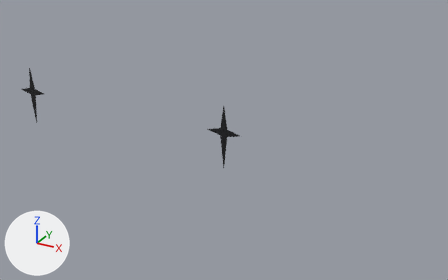
A saved change to the FBX model art/exports/worlds/06_Bleach/ThroneBannerCrosses.fbx.
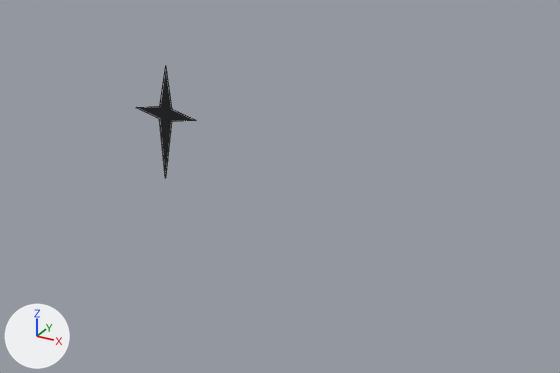
There are two pictures of each version: one whole from a 50 mm camera at (62.8, -77.8, 38.6) aimed at (18.9, 2.0, -1.4), one close up on the part from 29% to 100% of the width and 24% to 100% of the height. The lights are fixed; the arrows at lower left show +X, +Y and +Z. The last two pictures show the newer version. The close-ups show mesh edges as thin lines. Where no turn or scale is listed for an object, it has been applied to the vertices.

Before the edit, the objects in view are built like this:
```python
me_thronebannercross_1_001 = bpy.data.meshes.new('ThroneBannerCross-1.001')
me_thronebannercross_1_001.from_pydata(...)  # 32 vertices, 20 faces; spans x -23.0..23.0, y -0.1..0.1, z -5.4..5.4
me_thronebannercross_1_001.materials.append(mat_bl_wandenreichblack)  # black #15161a
ob_thronebannercross_1_001 = bpy.data.objects.new('ThroneBannerCross-1.001', me_thronebannercross_1_001)
ob_thronebannercross_1_001.location = (0.0, 0.0, 0.0)
```
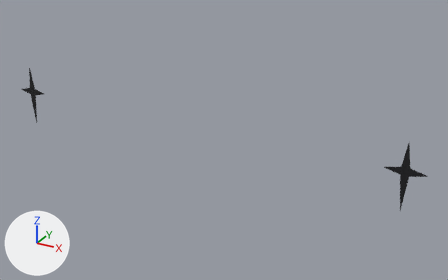
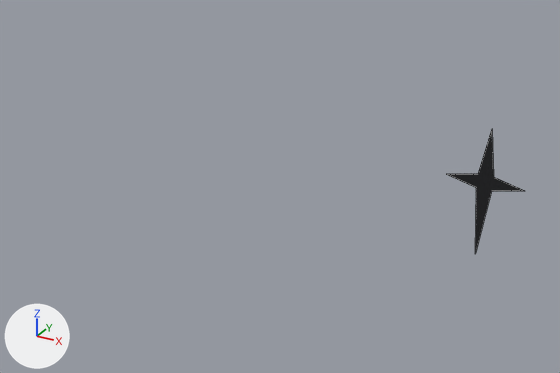
The newer file is also turned or shifted as a whole; pictures and numbers use the older file's frame.

What changed in the scene script:
```text
Change me_thronebannercross_1_001:
    used by ob_thronebannercross_1_001; location = (0.0, 0.0, 0.0)
    remove me_thronebannercross_1_001.from_pydata(...)  # 32 vertices, 20 faces; spans x -23.0..23.0, y -0.1..0.1, z -5.4..5.4
    add me_thronebannercross_1_001.from_pydata(...)  # 32 vertices, 20 faces; spans x -23.0..51.0, y -0.1..0.1, z -5.4..5.4
    me_thronebannercross_1_001 part 1: the loose piece of 16 vertices spanning x 17.0..23.0, y -0.1..0.1, z -5.4..5.4 is moved by (28.0, 0.0, 0.0)
```

Changed parts and their boxes [x1, y1, x2, y2] in the close-ups (560 x 373 px):
'ThroneBannerCross-1.001', reshaped: before [136, 66, 196, 178]; after [446, 130, 524, 254]
